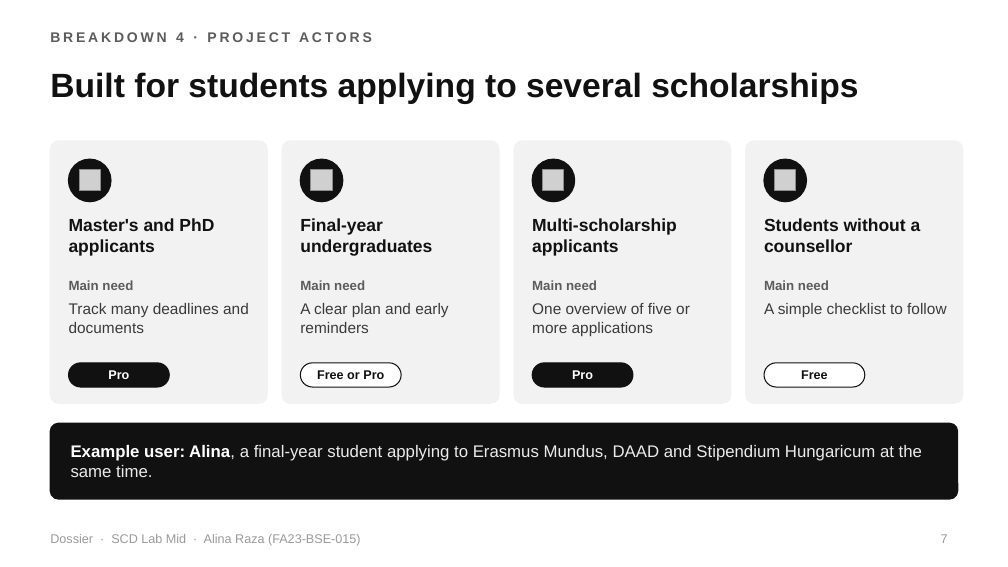
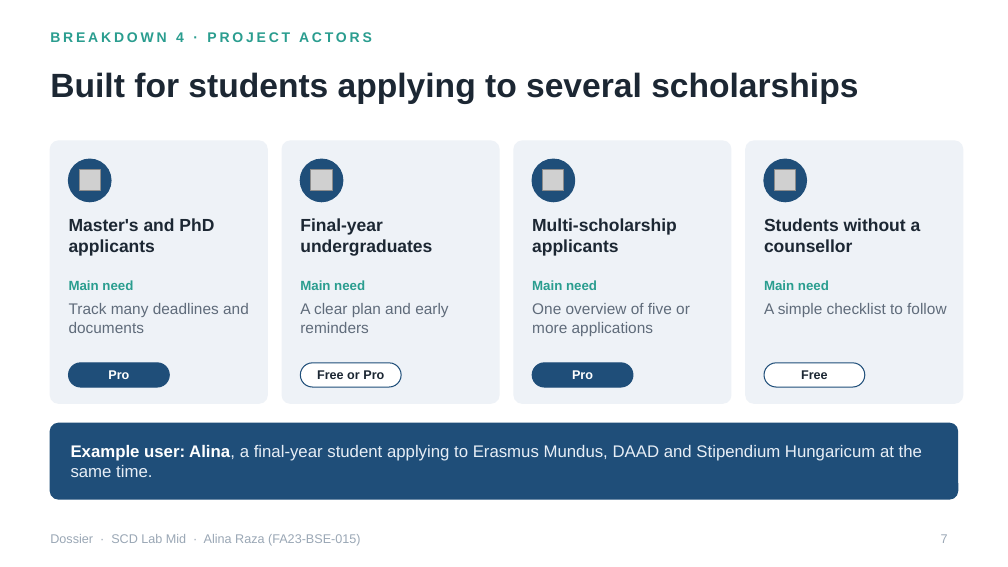
Before and after one commit to alinaraza2017/dossier, a slide deck: slide 7 of presentation_prep/02_Dossier_SCD_Lab_Mid.pptx. Drawn at 1008x567 pixels with LibreOffice and Linux fonts; fonts in the diff are those of the drawing; grey boxes stand for pictures. Boxes give left, top, right and bottom in pixels: in the first picture for what was removed or moved away, otherwise in the second. Text is boxed around its words. In the diff, an @@ line names an element or a change of style, - is before the commit and + after.

```diff
--- a/presentation_prep/02_Dossier_SCD_Lab_Mid.pptx
+++ b/presentation_prep/02_Dossier_SCD_Lab_Mid.pptx
@@ fill #F2F2F2 to #EEF2F7; outline #F2F2F2 1 pt to #EEF2F7 1 pt in 4 elements at <box>50,141,267,403</box>, <box>282,141,499,403</box>, <box>514,141,731,403</box>, <box>746,141,963,403</box> @@
@@ text colour #5C5C5C to #2A9D8F in 5 elements at <box>50,32,372,42</box>, <box>69,280,133,290</box>, <box>300,280,365,290</box>, <box>532,280,597,290</box>, <box>764,280,829,290</box> @@
@@ text colour #3A3A3A to #5F6B7A in 4 elements at <box>69,303,249,333</box>, <box>300,303,448,333</box>, <box>532,303,690,336</box>, <box>764,303,946,317</box> @@
@@ rounded rectangle at <box>69,363,169,387</box>: fill #111111 to #1F4E79; outline #111111 0.75 pt to #1F4E79 0.75 pt @@
@@ rounded rectangle at <box>300,363,401,387</box>: outline #111111 0.75 pt to #1F4E79 0.75 pt @@
@@ rounded rectangle at <box>532,363,633,387</box>: fill #111111 to #1F4E79; outline #111111 0.75 pt to #1F4E79 0.75 pt @@
@@ text colour #111111 to #1C2733 in 7 elements at <box>50,72,858,104</box>, <box>69,218,214,256</box>, <box>300,218,432,256</box>, <box>317,370,384,379</box>, <box>532,218,677,256</box>, <box>764,218,921,252</box>, <box>801,370,828,379</box> @@
@@ rounded rectangle at <box>764,363,865,387</box>: outline #111111 0.75 pt to #1F4E79 0.75 pt @@
@@ fill #111111 to #1F4E79; outline #111111 1 pt to #1F4E79 1 pt in 5 elements at <box>69,159,111,202</box>, <box>300,159,343,202</box>, <box>532,159,575,202</box>, <box>764,159,806,202</box>, <box>50,423,958,499</box> @@
@@ text "Example user: Alina, a final-year ..." at <box>71,445,922,477</box>: text colour #EBEBEB to #E7EEF6 in "Alina, a final-year student applying to Erasmus ..." @@
@@ text "Dossier · SCD Lab Mid ..." at <box>50,534,360,546</box>: text colour #9A9A9A to #9AA7B5 @@
@@ page number at <box>941,534,948,543</box>: text colour #9A9A9A to #9AA7B5 @@
```
Also in this commit, not shown: 32 other slides changed, 5 other files.
